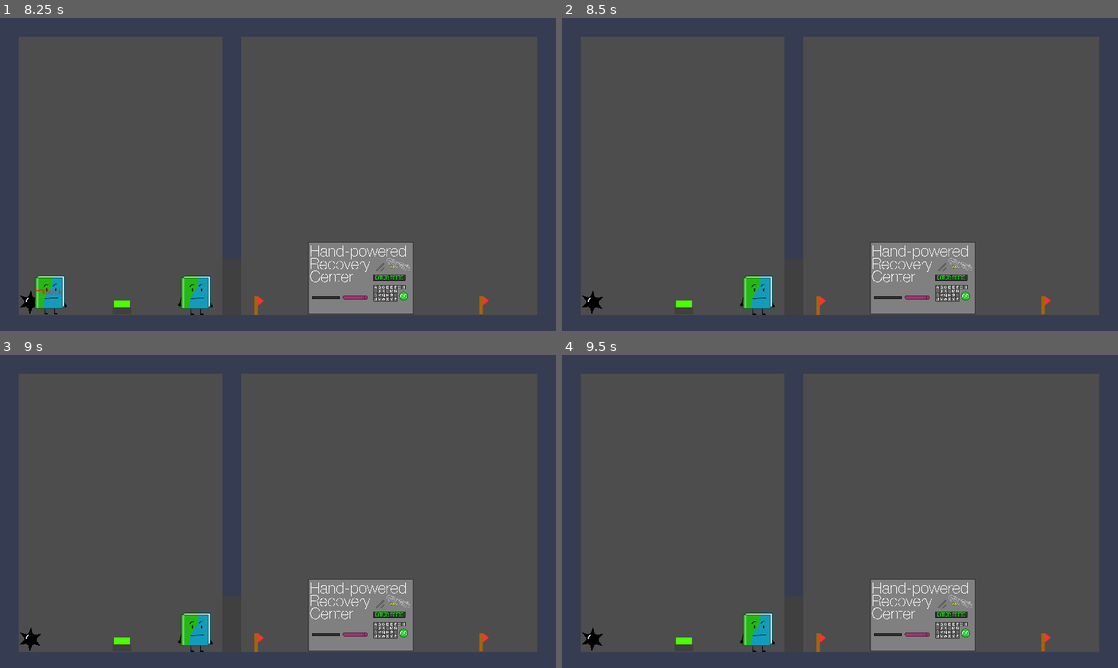
Above: before the commit, frames 1-4 (two rows, left to right).
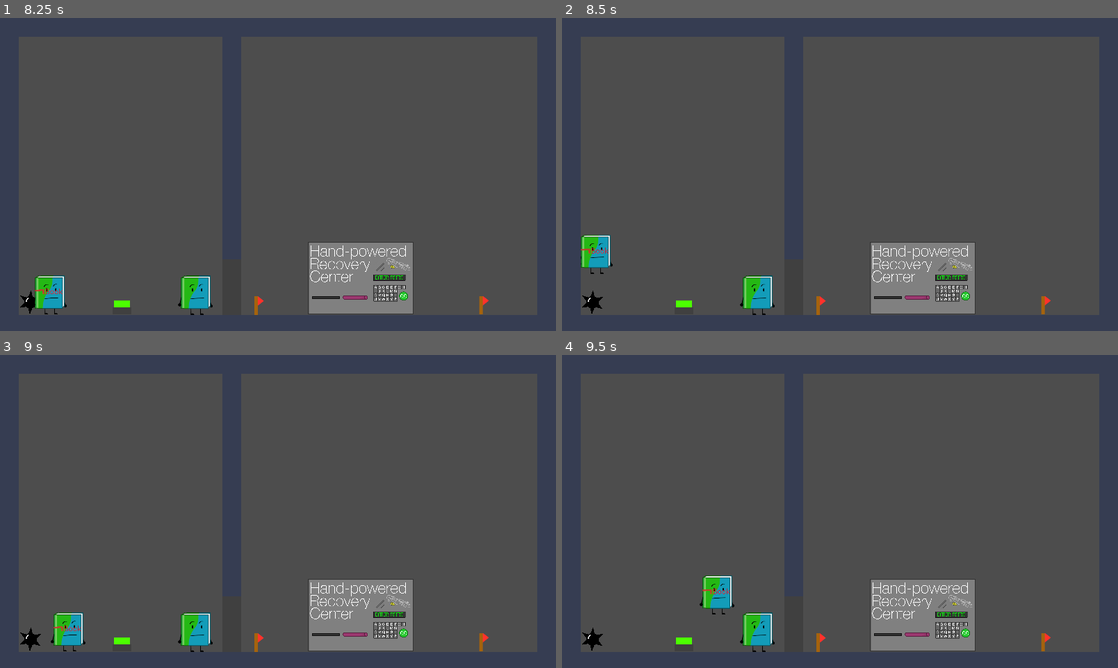
Above: after the commit, the same moments.

Repository: joaoCabralpv/die-and-recover
Game: Godot game, scene res://scenes/root_scene/root.tscn
Two runs of this game, one before a commit and one after it. Both use one fixed random seed, a clock stepped at 60 frames per second and the inputs below.
Inputs:
- Up to frame 1 (8.25 s): click "Play Game" at 0.5 s; click "1" at 1.25 s; tap Enter (use_hprc) at 2, 3.6, 5.85, 8.1 s; hold D (right) 2.03-3.53 s; tap U (pick_up) at 2.1, 4.35, 6.6 s; tap Space (jump) at 2.27, 3.02, 4.52, 5.27, 6.02, 7.52 s; tap H (swap) at 2.85, 5.1, 7.35 s; hold A (left) 3.53-4.28 s; hold D (right) 4.28-5.78 s; hold A (left) 5.78-6.53 s; hold D (right) 6.53-7.28 s; hold A (left) from 7.28 s (still down)
- Up to frame 2 (8.5 s): keep holding A (left); tap Space (jump) at 8.27 s
- Up to frame 3 (9 s): release A (left) at 8.78 s; hold D (right) from 8.78 s (still down); tap U (pick_up) at 8.85 s
- Up to frame 4 (9.5 s): keep holding D (right); tap Space (jump) at 9.02 s

Frame 1 is identical in both runs. In frame 2, 0.6% of the frame differs, in the area x 3-10%, y 69-82%; in frame 3, 0.6%; in frame 4, 0.6%, in the area x 24-31%, y 70-83%.
Error after the commit: Parse Error: Identifier "kill_player" not declared in the current scope. (res://scenes/objects/hazards/spike/spike.gd:5)

Commit message:
Kill area rework and water

Diff:
--- /dev/null
+++ b/scenes/objects/hazards/spike/spike.gd
@@ -0,0 +1,5 @@
+extends KillArea
+
+func body_collided(body):
+	if body is Character:
+		kill_player.emit(body)
--- a/scenes/objects/hazards/spike.tscn
+++ b/scenes/objects/hazards/spike/spike.tscn
@@ -1,7 +1,7 @@
 [gd_scene load_steps=4 format=3 uid="uid://dwshkas4lbxd5"]
 
-[ext_resource type="Script" path="res://nodes/kill_area.gd" id="1_n62v4"]
-[ext_resource type="Texture2D" uid="uid://cbijw6rrods00" path="res://assets/bfdi_assets/assembled images/Spike.png" id="2_dao4u"]
+[ext_resource type="Script" path="res://scenes/objects/hazards/spike/spike.gd" id="1_oi55b"]
+[ext_resource type="Texture2D" uid="uid://cbijw6rrods00" path="res://assets/bfdi_assets/assembled images/Spike.png" id="2_lyoxt"]
 
 [sub_resource type="CircleShape2D" id="CircleShape2D_vesiw"]
 radius = 396.232
@@ -11,10 +11,10 @@
 scale = Vector2(0.1, 0.1)
 collision_layer = 4
 collision_mask = 3
-script = ExtResource("1_n62v4")
+script = ExtResource("1_oi55b")
 
 [node name="Sprite2D" type="Sprite2D" parent="."]
-texture = ExtResource("2_dao4u")
+texture = ExtResource("2_lyoxt")
 
 [node name="CollisionShape2D" type="CollisionShape2D" parent="."]
 shape = SubResource("CircleShape2D_vesiw")
--- /dev/null
+++ b/scenes/objects/hazards/water/water.gd
@@ -0,0 +1,5 @@
+extends KillArea
+
+func body_collided(body):
+	if body is Character and body.name=="Firey":
+		kill_player.emit(body)
--- /dev/null
+++ b/scenes/objects/hazards/water/water.tscn
@@ -0,0 +1,16 @@
+[gd_scene load_steps=4 format=3 uid="uid://bi6xwvisblgxd"]
+
+[ext_resource type="Script" path="res://scenes/objects/hazards/water/water.gd" id="1_a3pme"]
+[ext_resource type="Texture2D" uid="uid://dptr5ovenrq0i" path="res://assets/new_assets/Water.png" id="2_m2hkg"]
+
+[sub_resource type="RectangleShape2D" id="RectangleShape2D_yxfr2"]
+size = Vector2(64, 64)
+
+[node name="Water" type="Area2D"]
+script = ExtResource("1_a3pme")
+
+[node name="Water" type="Sprite2D" parent="."]
+texture = ExtResource("2_m2hkg")
+
+[node name="CollisionShape2D" type="CollisionShape2D" parent="."]
+shape = SubResource("RectangleShape2D_yxfr2")
